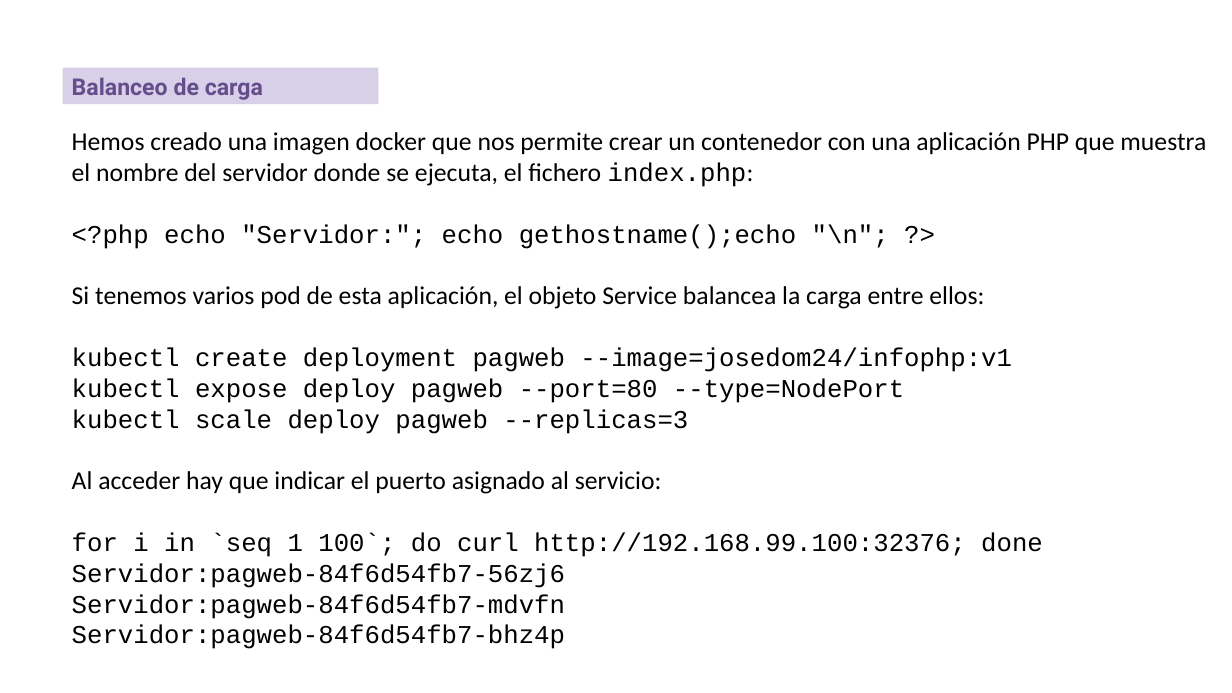
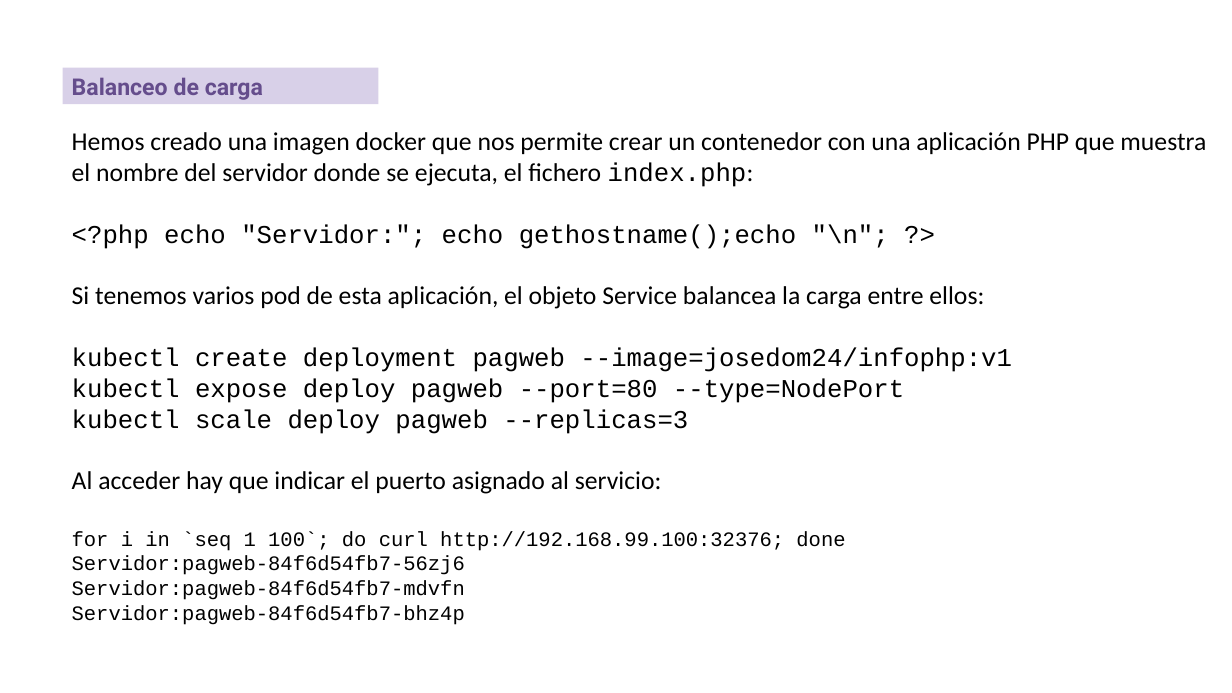
Before and after one commit to iesgn/curso_kubernetes_2020, a slide deck: slide 3 of unidad4/presentacion_sesion4.odp. Drawn at 1232x693 pixels with LibreOffice and Linux fonts; fonts in the diff are those of the drawing. Boxes give left, top, right and bottom in pixels: in the first picture for what was removed or moved away, otherwise in the second. Text is boxed around its words. In the diff, an @@ line names an element or a change of style, - is before the commit and + after.

```diff
--- a/unidad4/presentacion_sesion4.odp
+++ b/unidad4/presentacion_sesion4.odp
@@ text at box(72, 531, 845, 625): size 20 to 16 pt in "for i in `seq 1 100`; do ...", "Servidor:pagweb-84f6d54fb7-56zj6", "Servidor:pagweb-84f6d54fb7-mdvfn", "Servidor:pagweb-84f6d54fb7-bhz4p" @@
```
Also in this commit, not shown: 1 other slide changed, 2 other files.
